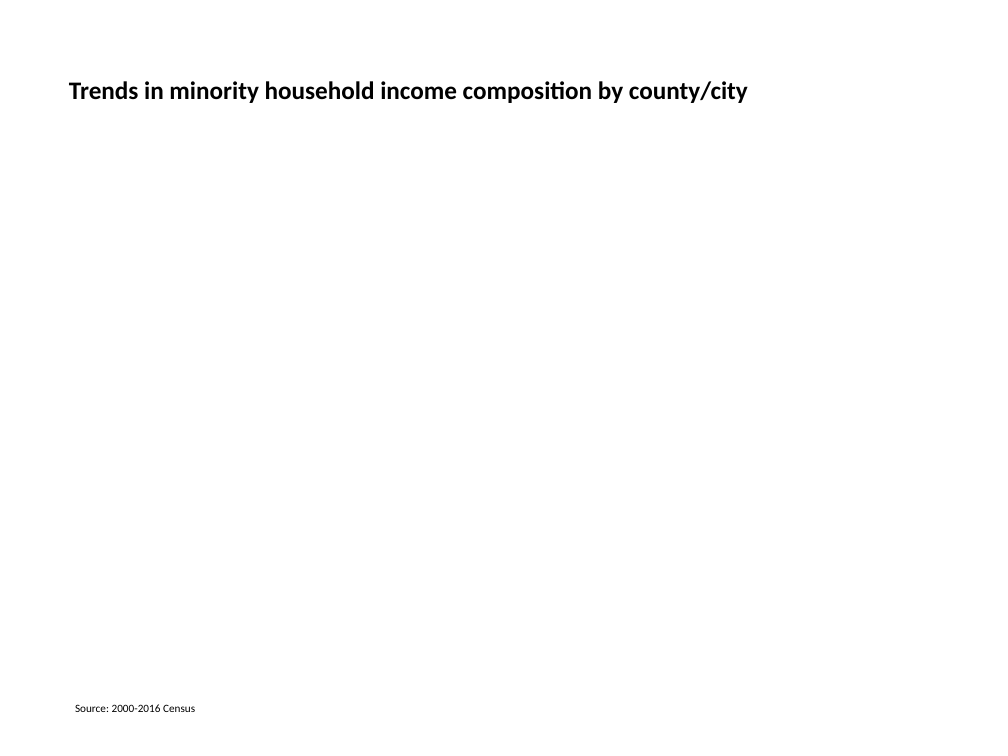
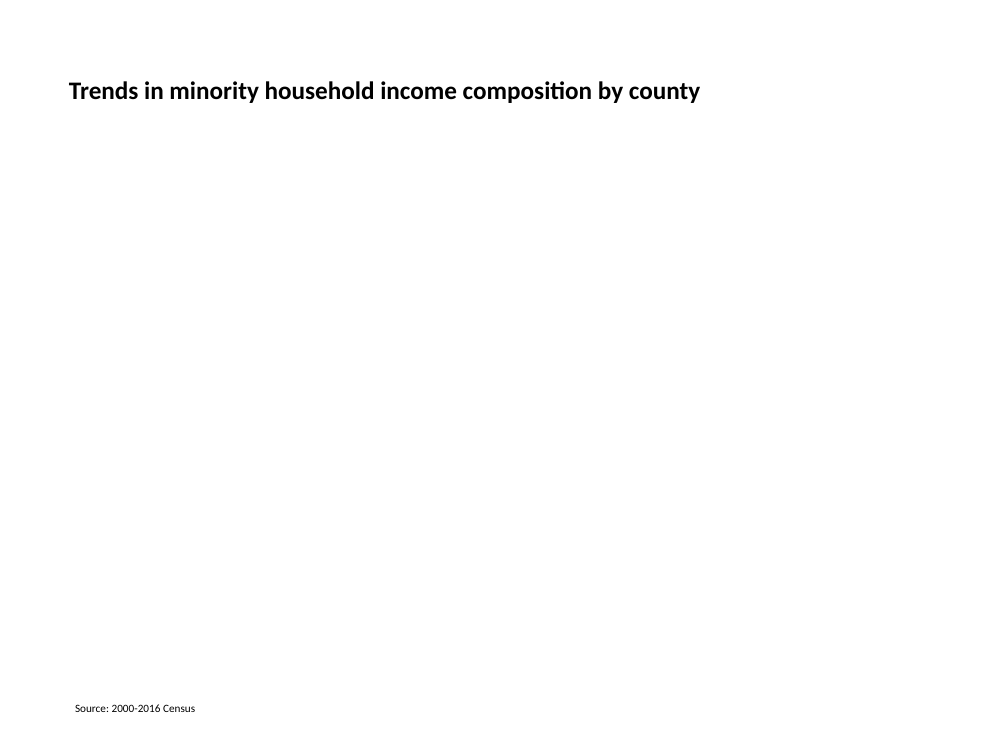
Before and after one commit to kadzema/InternationalSchoolsUS, a slide deck: slide 8 of PowerPoint/International_Schools_DRAFT 13122017.pptx. Drawn at 1008x756 pixels with LibreOffice and Linux fonts; fonts in the diff are those of the drawing. Boxes give left, top, right and bottom in pixels: in the first picture for what was removed or moved away, otherwise in the second. Text is boxed around its words. In the diff, an @@ line names an element or a change of style, - is before the commit and + after.

```diff
--- a/PowerPoint/International_Schools_DRAFT 13122017.pptx
+++ b/PowerPoint/International_Schools_DRAFT 13122017.pptx
@@ title at [69,81,700,103]: text changed @@
-Trends in minority household income composition by county/city
+Trends in minority household income composition by county
```
Also in this commit, not shown: 11 other slides changed, 2 other files.
